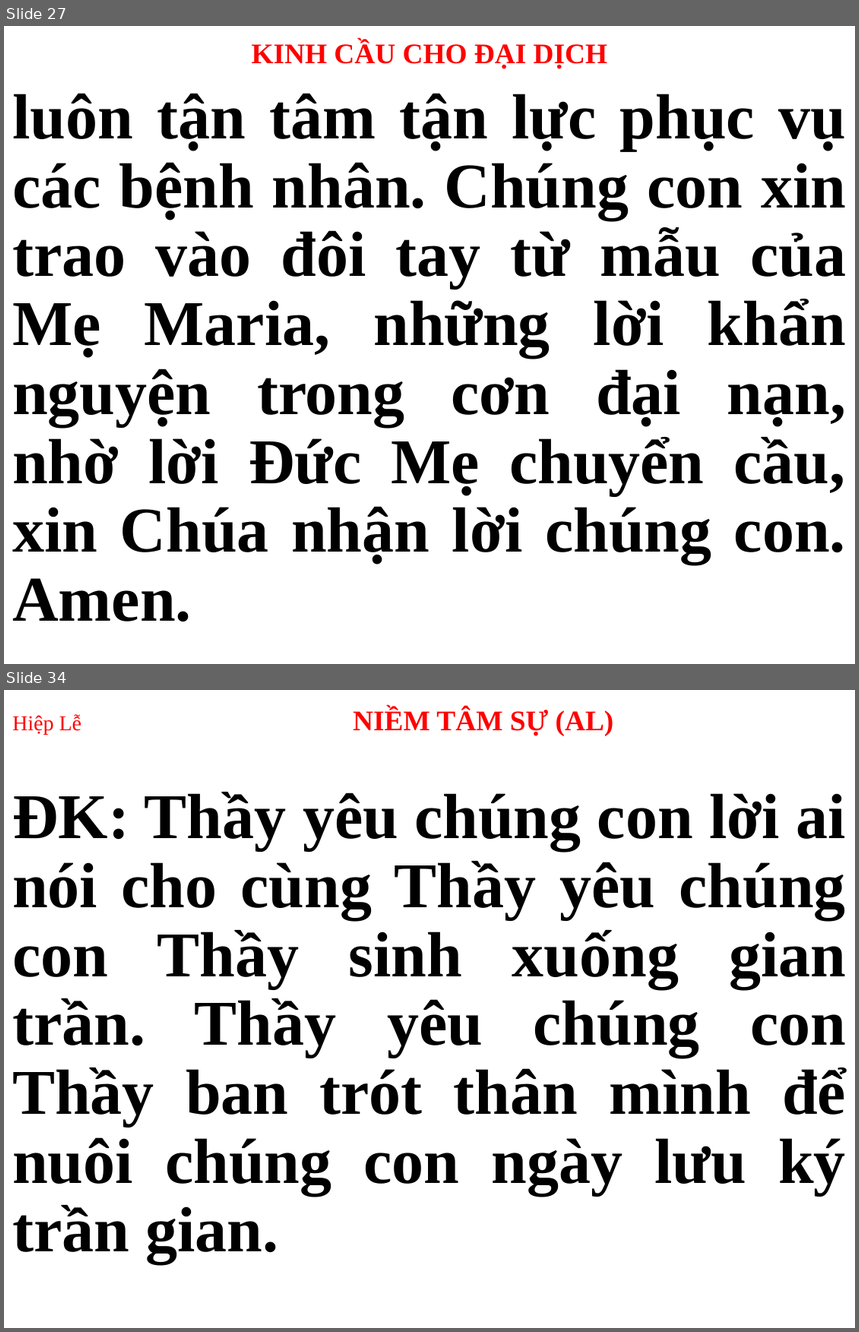
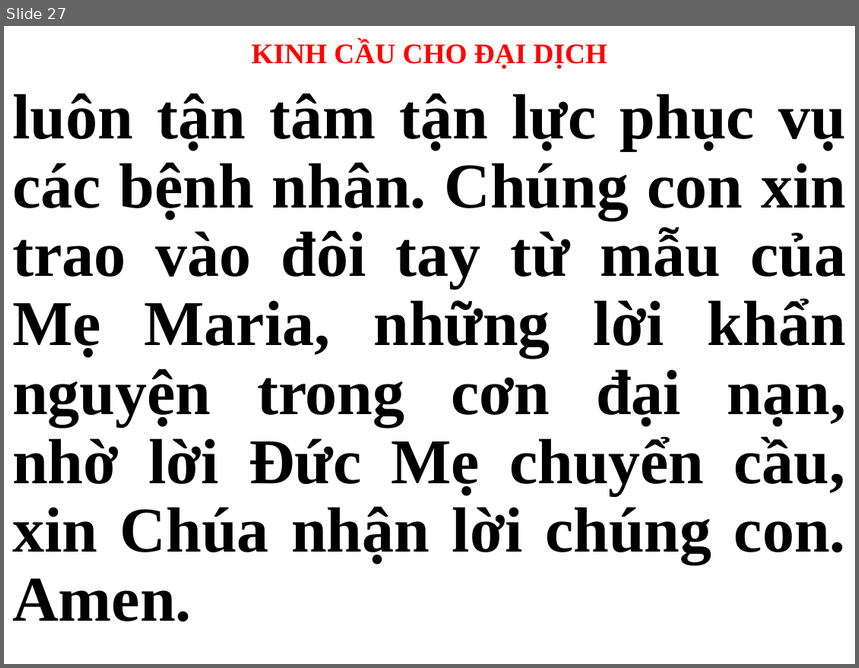
Before and after one commit to webfullstack99/usb-songs, a slide deck: CN.pptx. Shown one above the other, each under a label of ours: slides 27 and 34 before the commit, slide 27 after it; the slides between them are not shown. The pictures are 859x1332 and 859x668 pixels, drawn with LibreOffice and Linux fonts; fonts in the diff are those of the drawing. Boxes give left, top, right and bottom in pixels: in the first picture for what was removed or moved away, otherwise in the second. Text is boxed around its words. In the diff, an @@ line names an element or a change of style, - is before the commit and + after.

```diff
--- a/CN.pptx
+++ b/CN.pptx
@@ slide 34 removed at [4, 690, 855, 1328], background #FFFFFF @@
@@ title removed at [12, 708, 614, 736] @@
-Hiệp Lễ NIỀM TÂM SỰ (AL)
@@ subtitle removed at [12, 792, 846, 1264] @@
-ĐK: Thầy yêu chúng con lời ai nói cho cùng Thầy yêu chúng con Thầy sinh xuống gian trần. Thầy yêu chúng con Thầy ban trót thân mình để nuôi chúng con ngày lưu ký trần gian.
```
Also in this commit, not shown: 27 other slides changed, 36 slides added, 35 other slides removed.
